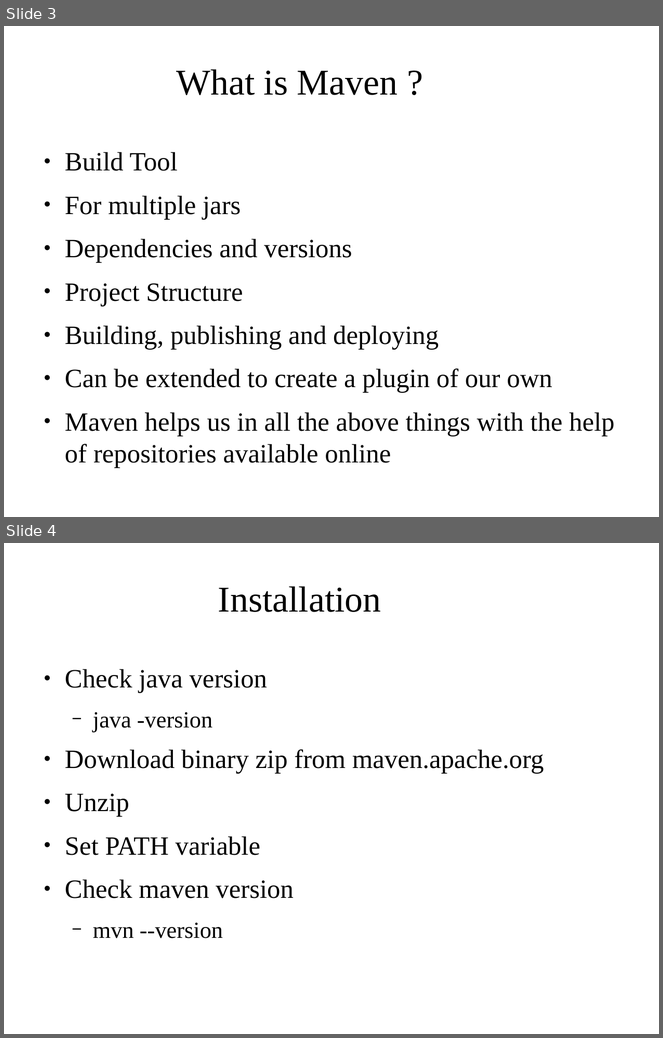
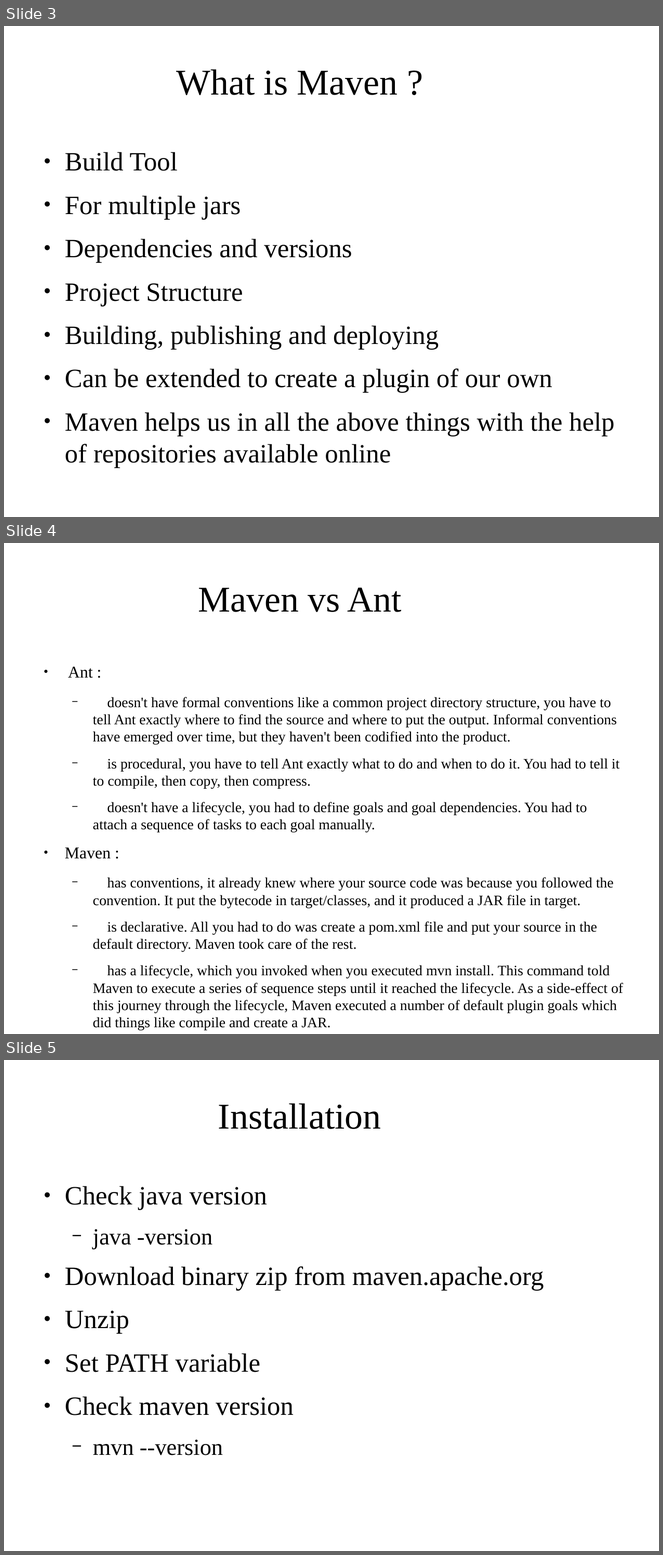
Before and after one commit to shikha-desai/Internship_PreWork, a slide deck: Maven/Maven_Notes.odp. Shown one above the other, each under a label of ours: slides 3 and 4 before the commit, slides 3, 4 and 5 after it. The pictures are 663x1038 and 663x1555 pixels, drawn with LibreOffice and Linux fonts; fonts in the diff are those of the drawing; background and template pictures are left out. Boxes give left, top, right and bottom in pixels: in the first picture for what was removed or moved away, otherwise in the second. Text is boxed around its words. In the diff, an @@ line names an element or a change of style, - is before the commit and + after.

```diff
--- a/Maven/Maven_Notes.odp
+++ b/Maven/Maven_Notes.odp
@@ slide 4 added at [4, 543, 659, 1034], background picture (left out) @@
@@ title added at [198, 588, 402, 612], 44 pt, text #000000 @@
+Maven vs Ant
@@ text added at [65, 667, 623, 1031], 17.5 pt, text #000000 @@
+● Ant :
+  − doesn't have formal conventions like a common project directory structure, you have to tell Ant exactly where to find the source and where to put the output. Informal conventions have emerged over time, but they haven't been codified into the product.
+  − is procedural, you have to tell Ant exactly what to do and when to do it. You had to tell it to compile, then copy, then compress.
+  − doesn't have a lifecycle, you had to define goals and goal dependencies. You had to attach a sequence of tasks to each goal manually.
+● Maven :
+  − has conventions, it already knew where your source code was because you followed the convention. It put the bytecode in target/classes, and it produced a JAR file in target.
+  − is declarative. All you had to do was create a pom.xml file and put your source in the default directory. Maven took care of the rest.
+  − has a lifecycle, which you invoked when you executed mvn install. This command told Maven to execute a series of sequence steps until it reached the lifecycle. As a side-effect of this journey through the lifecycle, Maven executed a number of default plugin goals which did things like compile and create a JAR.
@@ what was slide 4 is now slide 5 @@
```
Also in this commit, not shown: 1 slide changed, 1 other file.
